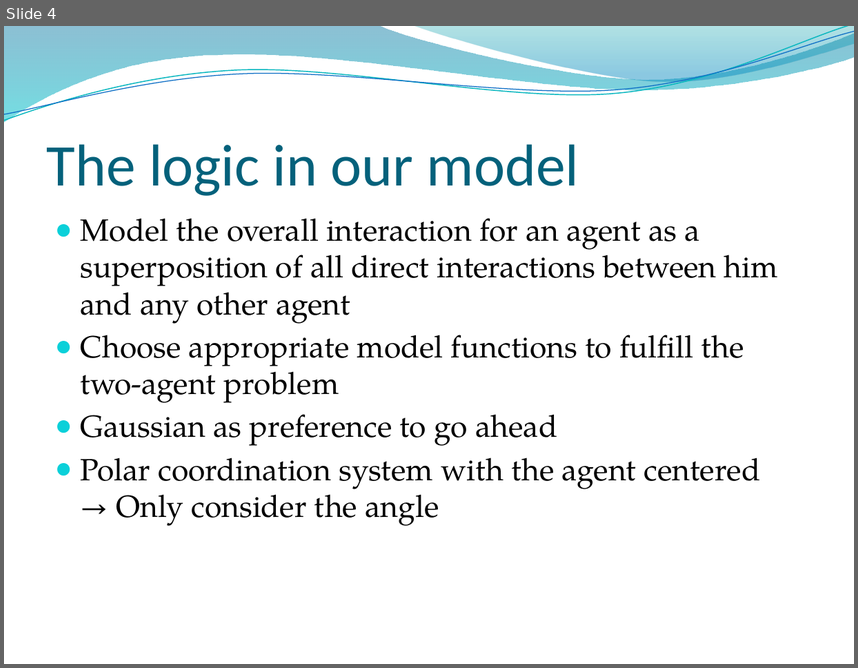
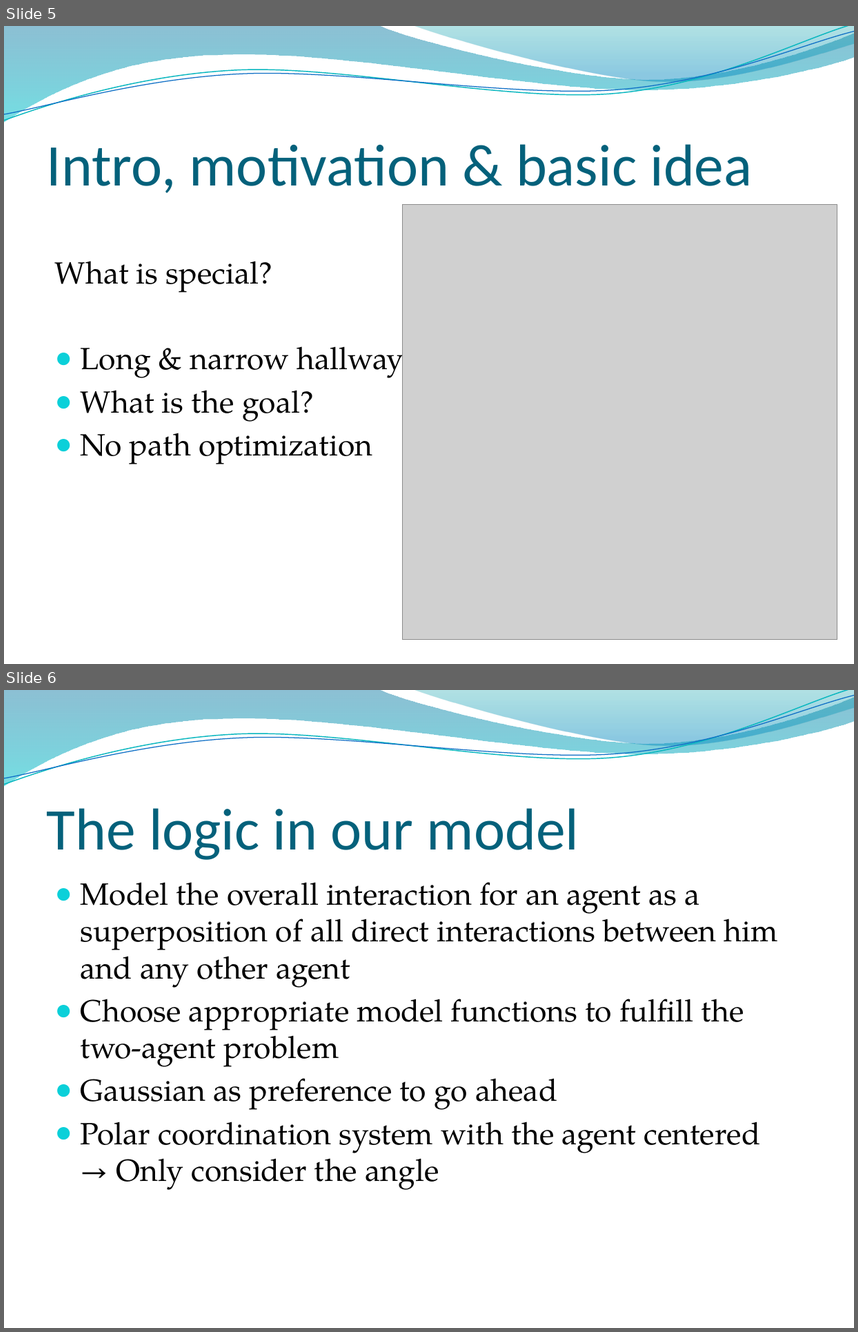
Before and after one commit to ratheile/MSSSM, a slide deck: presentation/Presentation.pptx. Shown one above the other, each under a label of ours: slide 4 before the commit, slides 5 and 6 after it. The pictures are 858x668 and 858x1332 pixels, drawn with LibreOffice and Linux fonts; fonts in the diff are those of the drawing; grey boxes stand for pictures; background and template pictures are left out. Boxes give left, top, right and bottom in pixels: in the first picture for what was removed or moved away, otherwise in the second. Text is boxed around its words. In the diff, an @@ line names an element or a change of style, - is before the commit and + after.

```diff
--- a/presentation/Presentation.pptx
+++ b/presentation/Presentation.pptx
@@ slide 5 added at <box>4,26,854,664</box>, background picture (left out); not listed: 4 template elements that a slide beside it also shows @@
@@ title added at <box>47,144,752,193</box>, 50 pt, text #04617B @@
+Intro, motivation & basic idea
@@ picture added at <box>403,205,838,640</box> @@
@@ text added at <box>55,261,404,464</box>, 26 pt, text #000000 @@
+What is special?
+● Long & narrow hallway
+● What is the goal?
+● No path optimization
@@ what was slide 4 is now slide 6 @@
```
Also in this commit, not shown: 1 slide changed, 10 other slides added, 4 slides removed.
